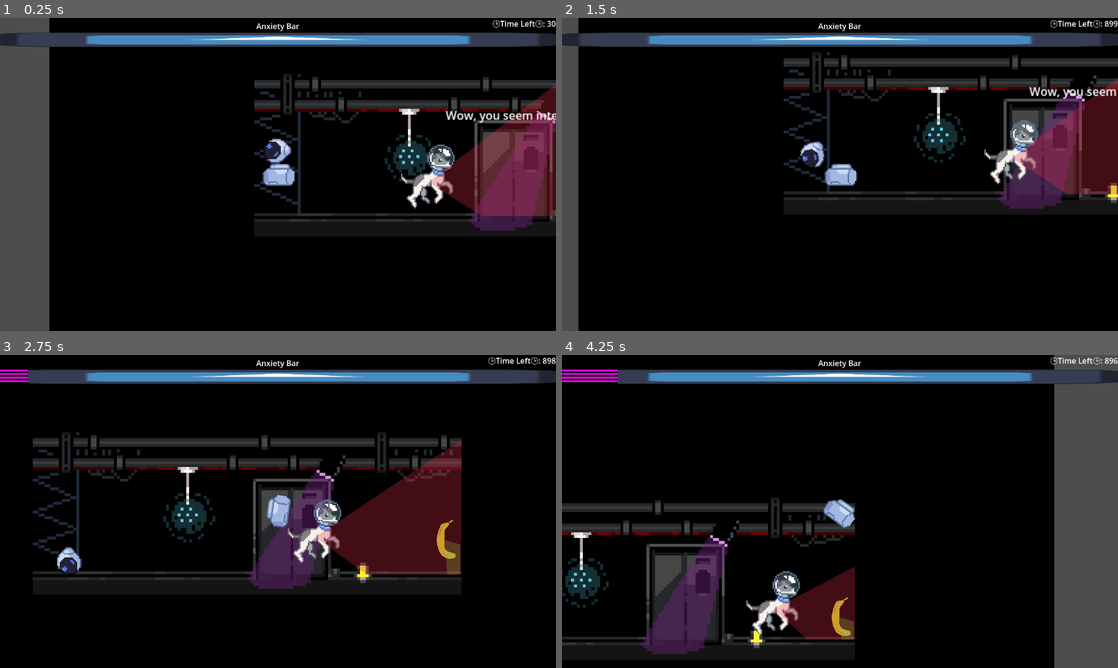
Above: before the commit, frames 1-4 (two rows, left to right).
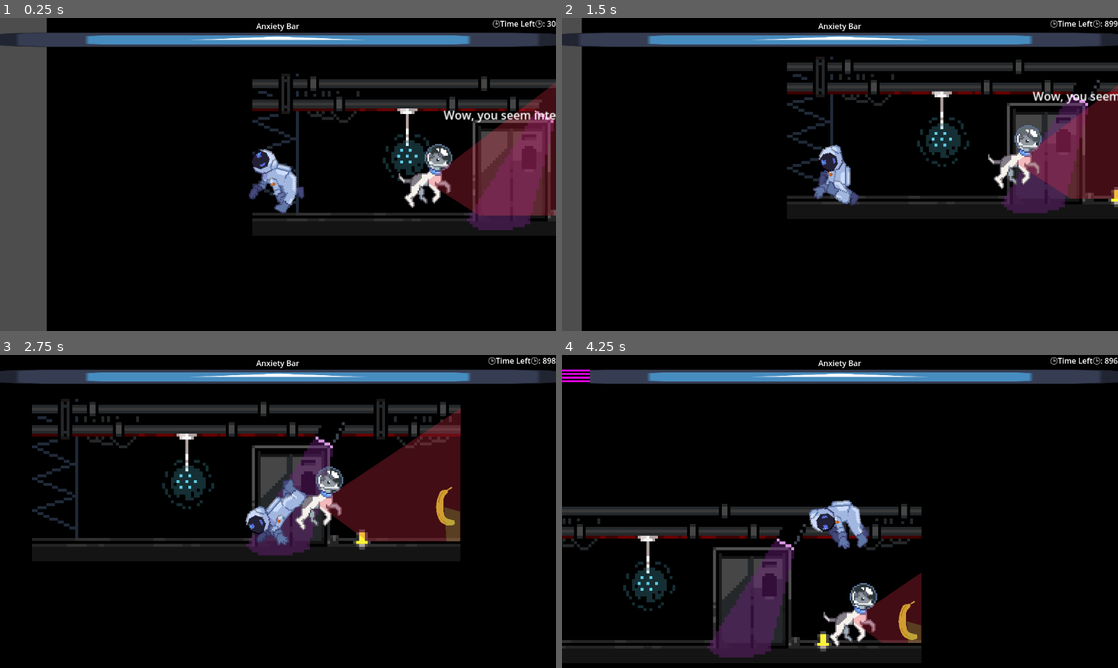
Above: after the commit, the same moments.

Repository: PiotrusWatson/last_party
Game: Godot game, scene res://worlds/piotrus_scene.tscn
Same seed, same stepped clock (60 frames per second), same inputs: the game is played once before the commit and once after it. The engine's default icon, where the game draws it, is replaced by a stand-in: a white triangle on a blue panel in a dark square.
Inputs (mouse positions are in pixels of both pictures, inside the frame that each line leads up to):
- Up to frame 1 (0.25 s): no input
- Up to frame 2 (1.5 s): move the mouse to (962, 158) at 0.52 s; press the mouse at (962, 158) at 0.53 s; move the mouse to (728, 190) at 1.27 s; release the mouse at (728, 190) at 1.28 s; click (728, 190) at 1.35 s
- Up to frame 3 (2.75 s): move the mouse to (333, 442) at 2.02 s; press the mouse at (333, 442) at 2.03 s
- Up to frame 4 (4.25 s): move the mouse to (812, 574) at 2.77 s; release the mouse at (812, 574) at 2.78 s; click (812, 574) at 2.85 s; move the mouse to (1006, 558) at 3.52 s; press the mouse at (1006, 558) at 3.53 s

The runs differ from the first frame. In frame 1, 5.5% of the frame differs, in the area x 8-100%, y 0-100%; in frame 2, 11%; in frame 3, 23%; in frame 4, 30%, in the area x 0-100%, y 0-100%.

Commit message:
made the player not feel like a homunculus

Diff:
--- a/prefabs/player/player.tscn
+++ b/prefabs/player/player.tscn
@@ -8,6 +8,10 @@
 [ext_resource type="Script" path="res://prefabs/arm/arm.gd" id="6_2gfem"]
 [ext_resource type="SpriteFrames" uid="uid://b5c8k530i4nrf" path="res://prefabs/arm/arm_sprite_frames.tres" id="6_qpuv8"]
 [ext_resource type="PackedScene" uid="uid://cf21ft67x8nc4" path="res://prefabs/player/body_parts/head.tscn" id="8_7gs0h"]
+[ext_resource type="PackedScene" uid="uid://1se5evh7ewp0" path="res://prefabs/player/body_parts/left_arm.tscn" id="9_xjprf"]
+[ext_resource type="PackedScene" uid="uid://5q8im6l7tr55" path="res://prefabs/player/body_parts/left_leg.tscn" id="10_v0n13"]
+[ext_resource type="PackedScene" uid="uid://be57jqugphug1" path="res://prefabs/player/body_parts/right_arm.tscn" id="11_3snor"]
+[ext_resource type="PackedScene" uid="uid://ciilee4wpa3e4" path="res://prefabs/player/body_parts/right_leg.tscn" id="12_xwh6r"]
 
 [sub_resource type="CapsuleShape2D" id="CapsuleShape2D_lxn8t"]
 radius = 6.0
@@ -21,6 +25,7 @@
 script = ExtResource("1_4ttaq")
 
 [node name="Torso" type="Sprite2D" parent="."]
+z_index = 1
 texture_filter = 1
 position = Vector2(-14, 31)
 texture = ExtResource("2_iw4hd")
@@ -70,8 +75,59 @@
 [node name="BodyParts" type="Node2D" parent="."]
 
 [node name="Head" parent="BodyParts" instance=ExtResource("8_7gs0h")]
+z_index = 3
+position = Vector2(-11, -5)
+mass = 0.001
+
+[node name="LeftArm" parent="BodyParts" instance=ExtResource("9_xjprf")]
+z_index = 2
+position = Vector2(-5, 7)
+collision_layer = 8
+collision_mask = 8
+
+[node name="LeftLeg" parent="BodyParts" instance=ExtResource("10_v0n13")]
+z_index = 2
+position = Vector2(13, 5)
+collision_layer = 8
+collision_mask = 8
+
+[node name="RightArm" parent="BodyParts" instance=ExtResource("11_3snor")]
+z_index = -1
+position = Vector2(-9, 3)
+collision_layer = 16
+collision_mask = 16
+
+[node name="RightLeg" parent="BodyParts" instance=ExtResource("12_xwh6r")]
+position = Vector2(8, 6)
+collision_layer = 16
+collision_mask = 16
 
 [node name="Joints" type="Node2D" parent="."]
+
+[node name="HeadTorso" type="PinJoint2D" parent="Joints"]
+position = Vector2(-10, 0)
+node_a = NodePath("../../BodyParts/Head")
+node_b = NodePath("../..")
+
+[node name="LeftArmTorso" type="PinJoint2D" parent="Joints"]
+position = Vector2(-2, 5)
+node_a = NodePath("../..")
+node_b = NodePath("../../BodyParts/LeftArm")
+
+[node name="RightArmTorso" type="PinJoint2D" parent="Joints"]
+position = Vector2(-7, 3)
+node_a = NodePath("../..")
+node_b = NodePath("../../BodyParts/RightArm")
+
+[node name="LeftLegTorso" type="PinJoint2D" parent="Joints"]
+position = Vector2(9, 2)
+node_a = NodePath("../..")
+node_b = NodePath("../../BodyParts/LeftLeg")
+
+[node name="RightLegTorso" type="PinJoint2D" parent="Joints"]
+position = Vector2(8, 3)
+node_a = NodePath("../..")
+node_b = NodePath("../../BodyParts/RightLeg")
 
 [connection signal="dead" from="Components/Health" to="." method="_on_health_dead"]
 [connection signal="body_entered" from="PersonalSpace" to="." method="_on_personal_space_body_entered"]
Not shown: 2 places in prefabs/player/body_parts/right_leg.tscn that only renumber resources
Not shown: 2 places in prefabs/player/player.tscn that only renumber resources
